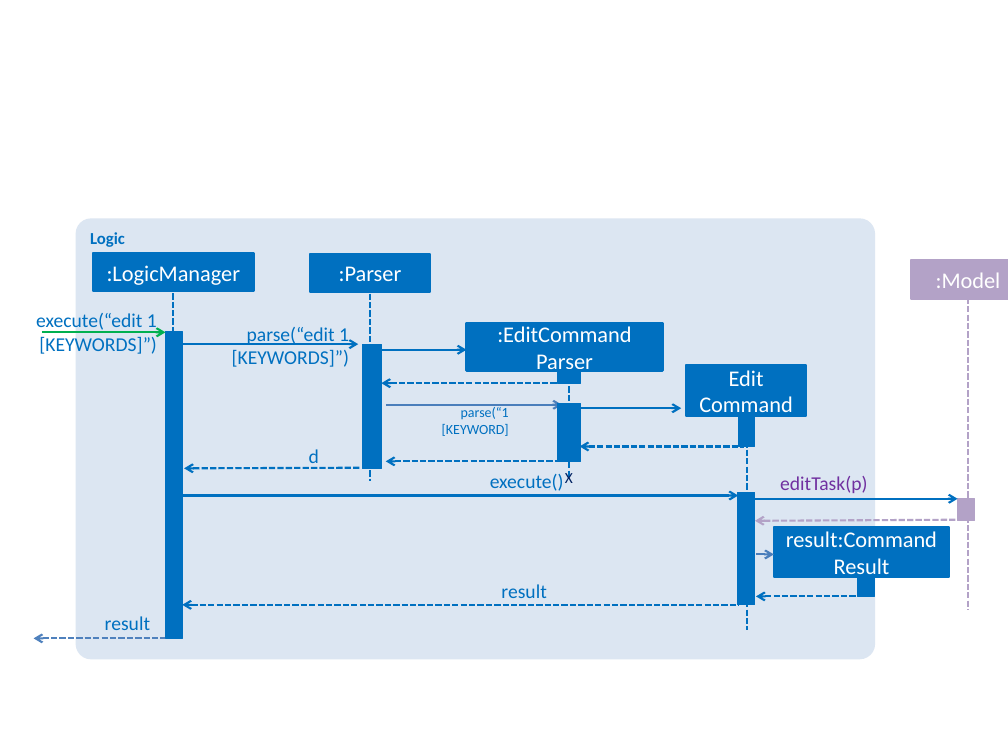
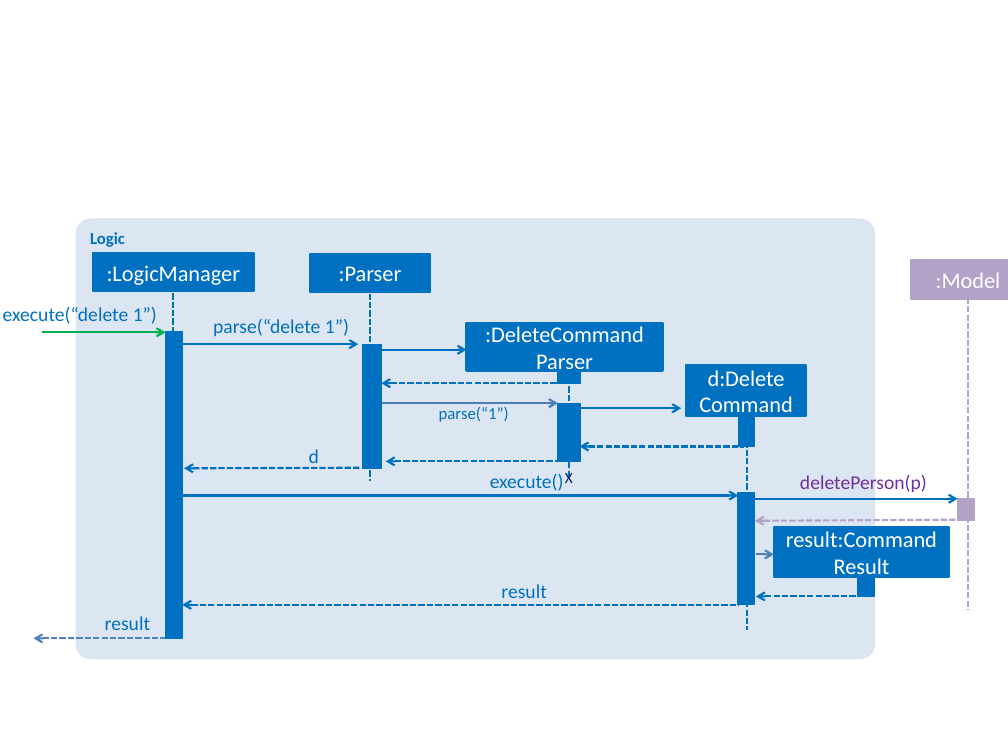
Before and after one commit to yunchun-liu/FastTask, a slide deck: slide 1 of docs/diagrams/LogicComponentSequenceDiagram.pptx. Drawn at 1008x756 pixels with LibreOffice and Linux fonts; fonts in the diff are those of the drawing. Boxes give left, top, right and bottom in pixels: in the first picture for what was removed or moved away, otherwise in the second. Text is boxed around its words. In the diff, an @@ line names an element or a change of style, - is before the commit and + after.

```diff
--- a/docs/diagrams/LogicComponentSequenceDiagram.pptx
+++ b/docs/diagrams/LogicComponentSequenceDiagram.pptx
@@ text at [3,307,157,324]: text changed @@
-execute(“edit 1 [KEYWORDS]”)
+execute(“delete 1”)
@@ text at [213,319,349,336]: text changed @@
-parse(“edit 1 [KEYWORDS]”)
+parse(“delete 1”)
@@ text in rectangle at [485,326,644,342]: text changed @@
-:EditCommand
+:DeleteCommand
@@ text in rectangle at [699,370,792,419]: text changed @@
-Edit
-Command
+d:Delete
+Command
@@ arrow moved from (386, 405) - (562, 405) to (382, 403) - (557, 403) @@
@@ text at [439,407,509,422]: text changed; size 10 to 12 pt @@
-parse(“1 [KEYWORD]
+parse(“1”)
@@ text at [800,475,927,492]: text changed @@
-editTask(p)
+deletePerson(p)
```
Also in this commit, not shown: 28 other files.
